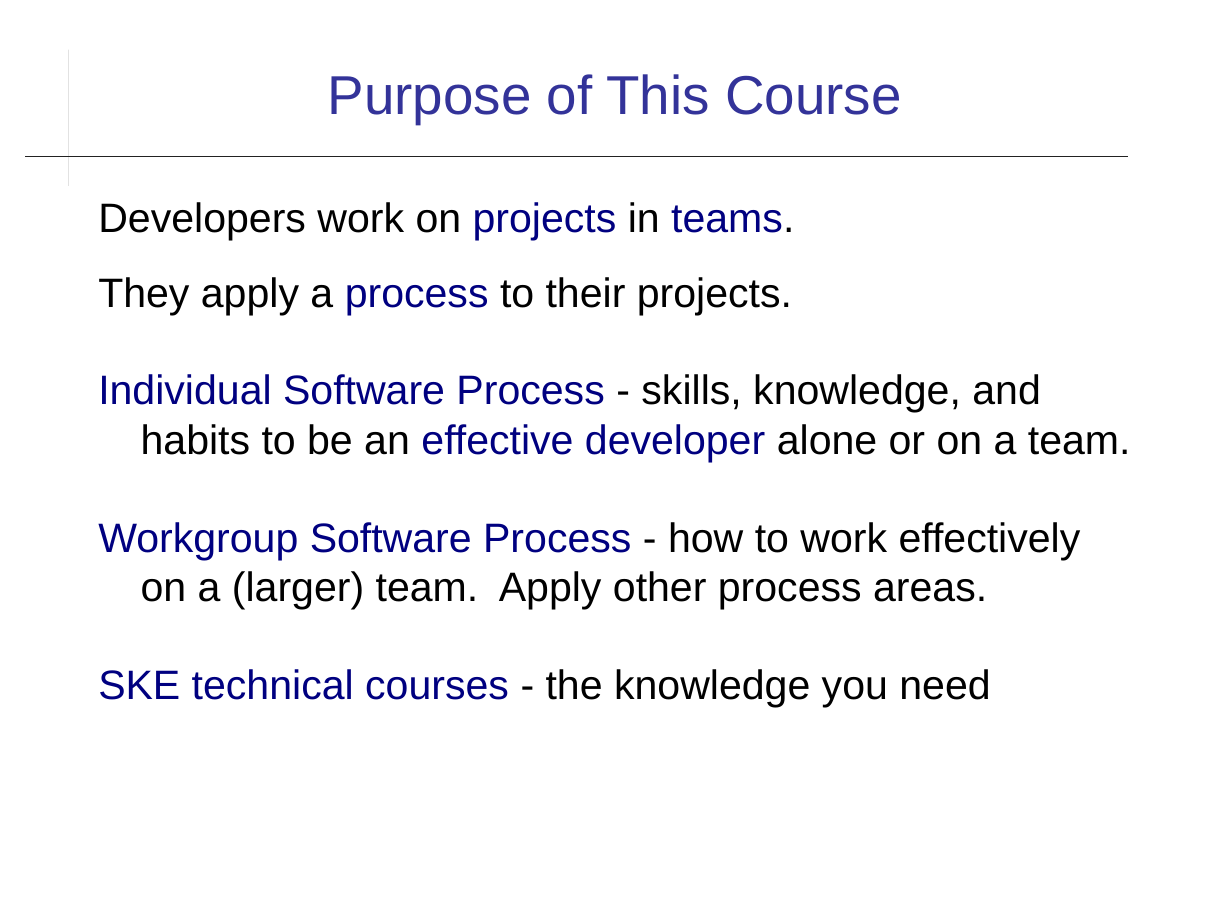
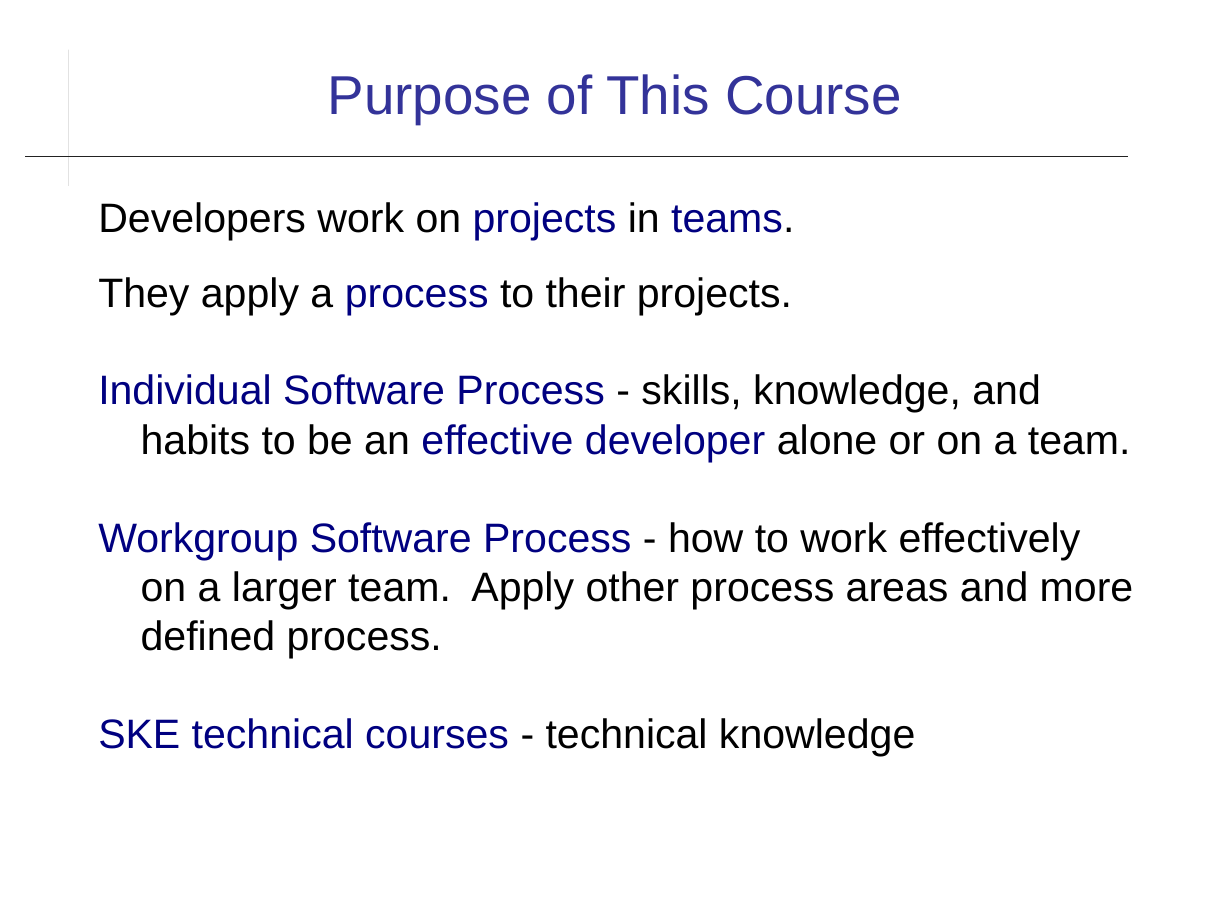
Before and after one commit to cpske/ISP, a slide deck: slide 3 of introduction/Introduction-to-Course.odp. Drawn at 1232x924 pixels with LibreOffice and Linux fonts; fonts in the diff are those of the drawing. Boxes give left, top, right and bottom in pixels: in the first picture for what was removed or moved away, otherwise in the second. Text is boxed around its words. In the diff, an @@ line names an element or a change of style, - is before the commit and + after.

```diff
--- a/introduction/Introduction-to-Course.odp
+++ b/introduction/Introduction-to-Course.odp
@@ text at bbox=[98, 522, 1134, 756]: text changed @@
-Workgroup Software Process - how to work effectively on a (larger) team. Apply other process areas.
-SKE technical courses - the knowledge you need
+Workgroup Software Process - how to work effectively on a larger team. Apply other process areas and more defined process.
+SKE technical courses - technical knowledge
```
Also in this commit, not shown: 10 other slides changed, 14 other files.
